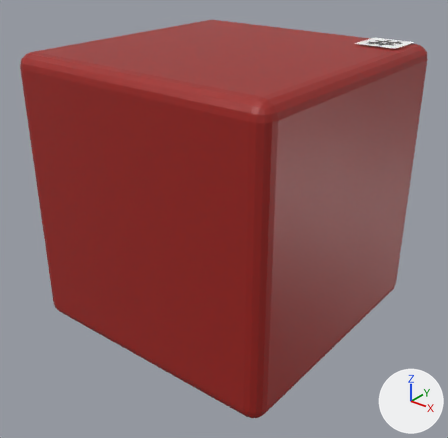
Renders of the COLLADA model View/Blender/Prozess/Subjekt_Highlight_Hashtag.dae from each side of a commit.
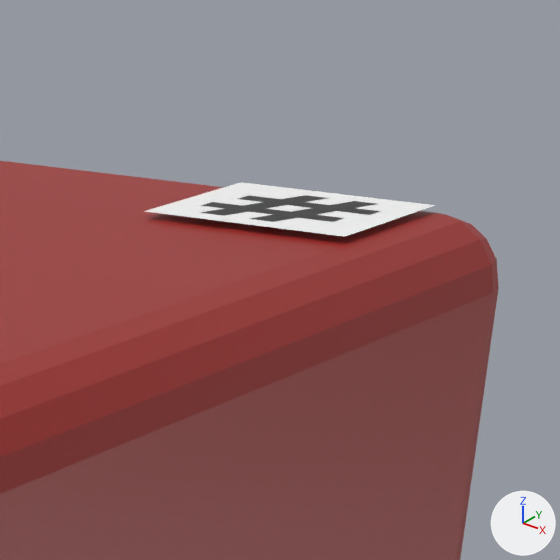
Each version appears first whole from a 50 mm camera at (1.856, -3.191, 1.647) aimed at (-0.715, 0.021, -0.345), and next in a close-up on the part from 72% to 98% of the width and 0% to 26% of the height. Lighting does not change. The marker at lower right points along +X, +Y and +Z. Where no turn or scale is listed for an object, it has been applied to the vertices.
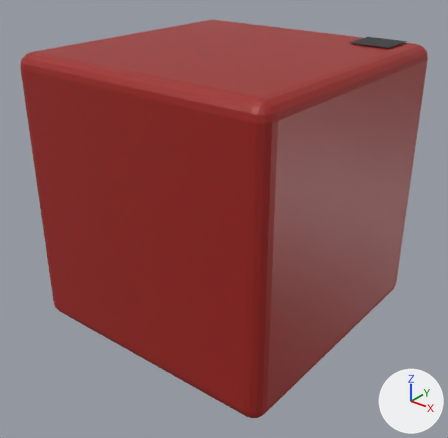
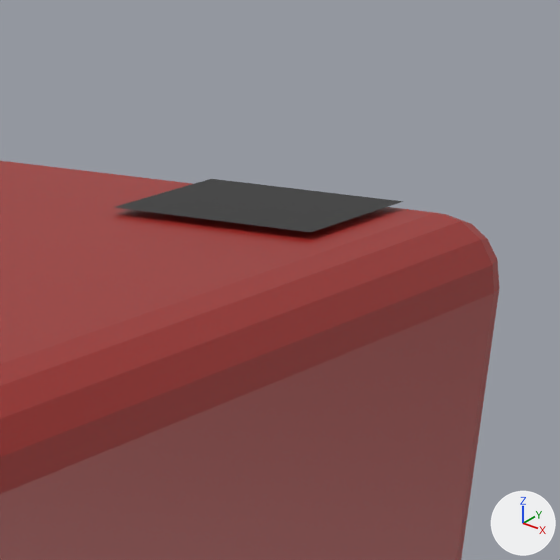
The newer file is also turned or shifted as a whole; pictures and numbers use the older file's frame.

Where the change shows, as pixel boxes [x1, y1, x2, y2] in the close-ups (560 x 560 px):
'Plane', surface changed, moved (white to grey): before [145, 182, 435, 237]; after [114, 179, 403, 232]

What the commit changed:
Picture 'Hashtag.png' (img_hashtag_png) is new.
Material 'Material_001' (mat_material_001) changes its picture from img_hashtag_jpeg to img_hashtag_png.
Object 'Plane' (ob_plane) moves from (0.0, 0.88, 0.88) to (-0.049, 0.881, 0.88).
